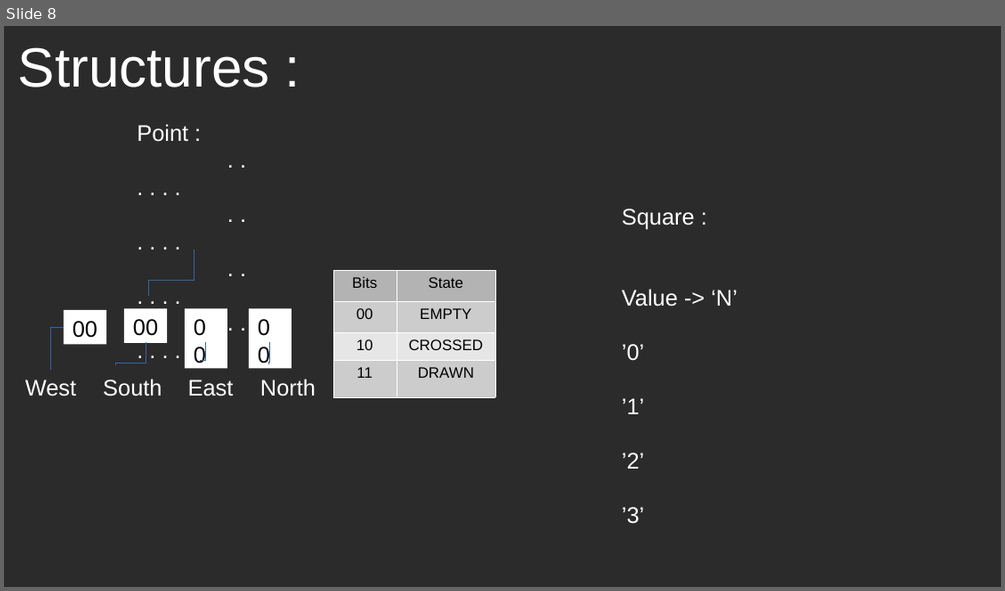
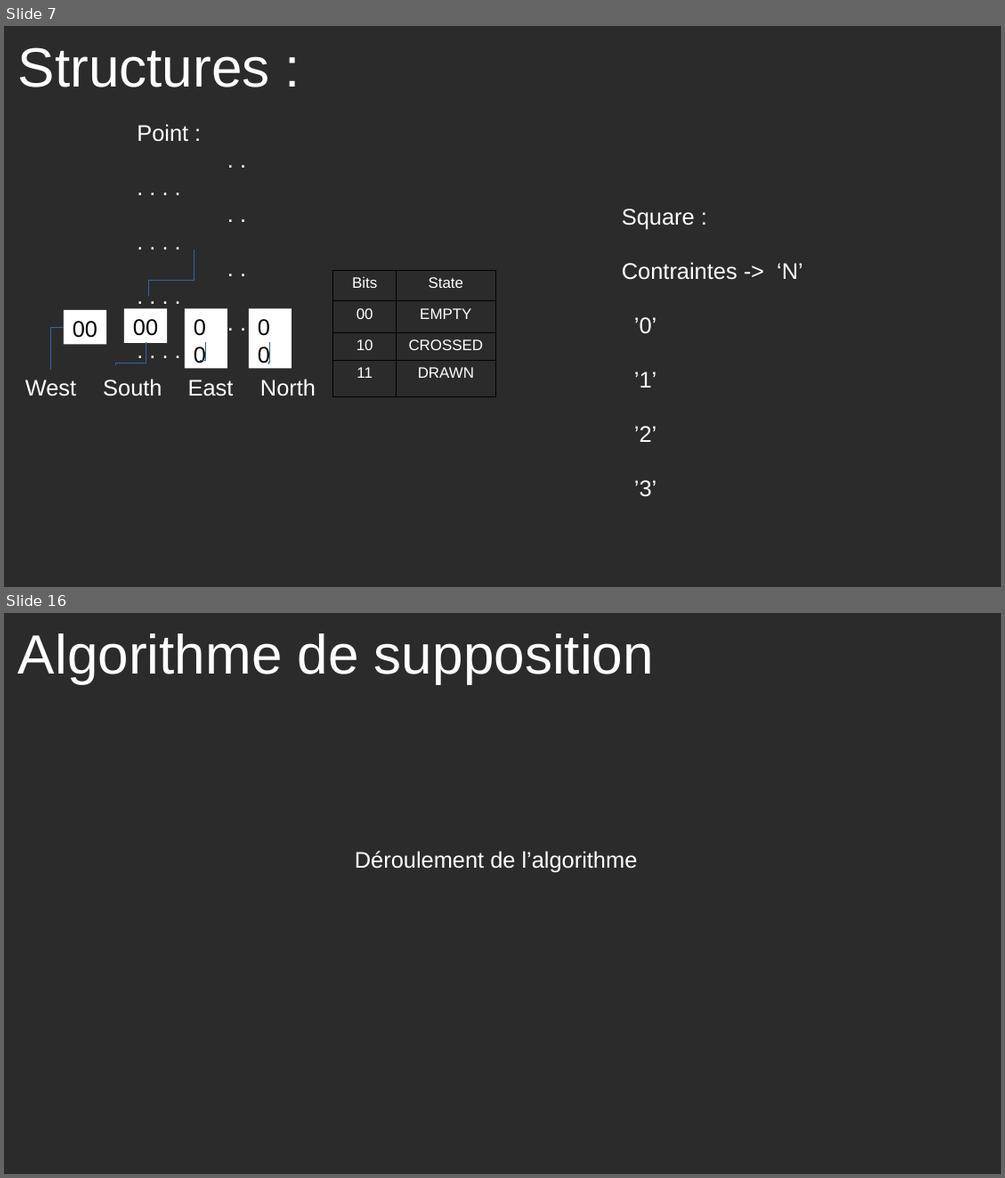
Before and after one commit to Aquaj/slitherlink-solver, a slide deck: slitherlink/doc/Presentation.odp. Shown one above the other, each under a label of ours: slide 8 before the commit, slides 7 and 16 after it; the slides between them are not shown. The pictures are 1005x591 and 1005x1178 pixels, drawn with LibreOffice and Linux fonts; fonts in the diff are those of the drawing; background and template pictures are left out; a plain dark background stands for a picture behind light text. Boxes give left, top, right and bottom in pixels: in the first picture for what was removed or moved away, otherwise in the second. Text is boxed around its words. In the diff, an @@ line names an element or a change of style, - is before the commit and + after.

```diff
--- a/slitherlink/doc/Presentation.odp
+++ b/slitherlink/doc/Presentation.odp
@@ slide 16 added at box(4, 613, 1001, 1174), background picture (left out) @@
@@ title added at box(18, 633, 654, 684), 44 pt, text #FFFFFF @@
+Algorithme de supposition
@@ text added at box(355, 851, 638, 872), 18 pt, text #FFFFFF @@
+Déroulement de l’algorithme
@@ what was slide 8 is now slide 7 @@
@@ slide 7 changed as well @@
@@ text at box(622, 262, 803, 280): text changed @@
-Value -> ‘N’
+Contraintes -> ‘N’
@@ table at box(333, 270, 496, 397) @@
@@ fill #B3B3B3 to none in row 1 @@
@@ fill #CCCCCC to none in 4 cells @@
@@ fill #E6E6E6 to none in row 3 @@
@@ text colour #000000 to #FFFFFF @@
@@ borders changed @@
```
Also in this commit, not shown: 4 other slides changed, 12 other slides added, 2 slides removed, 7 other files.
